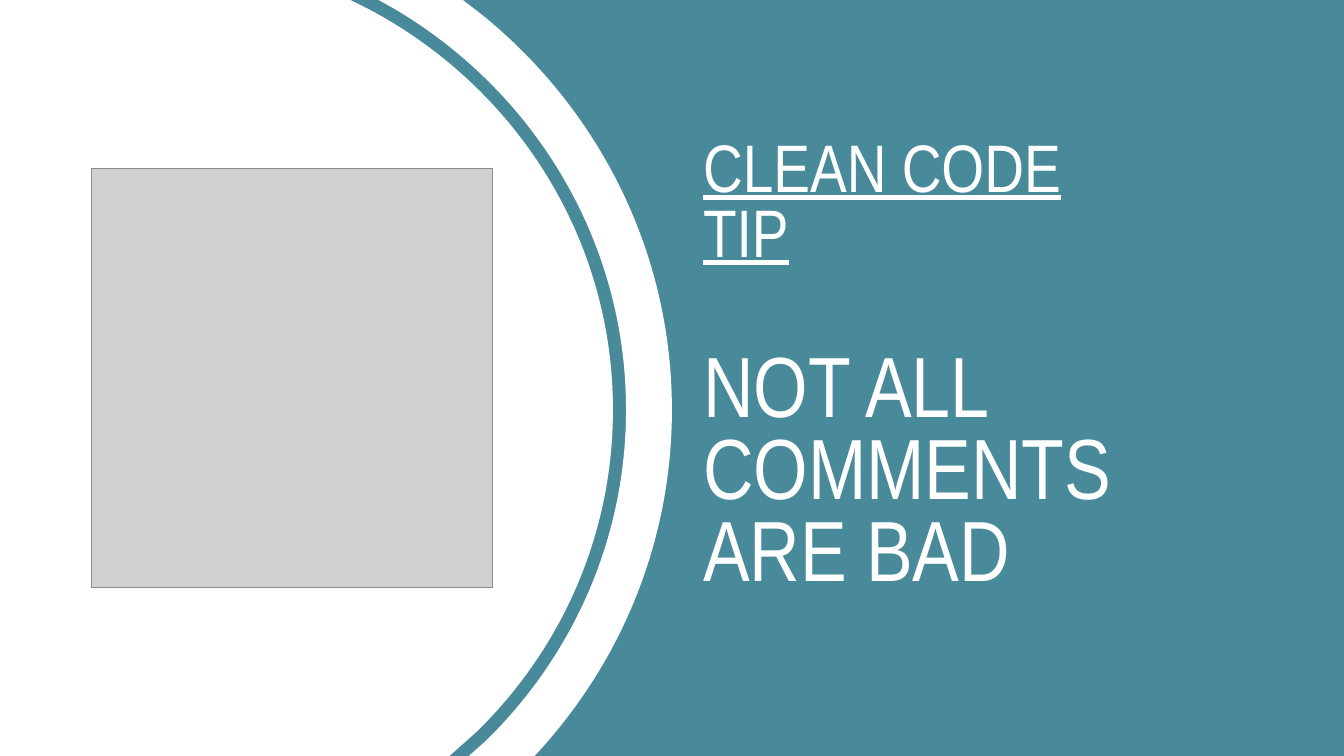
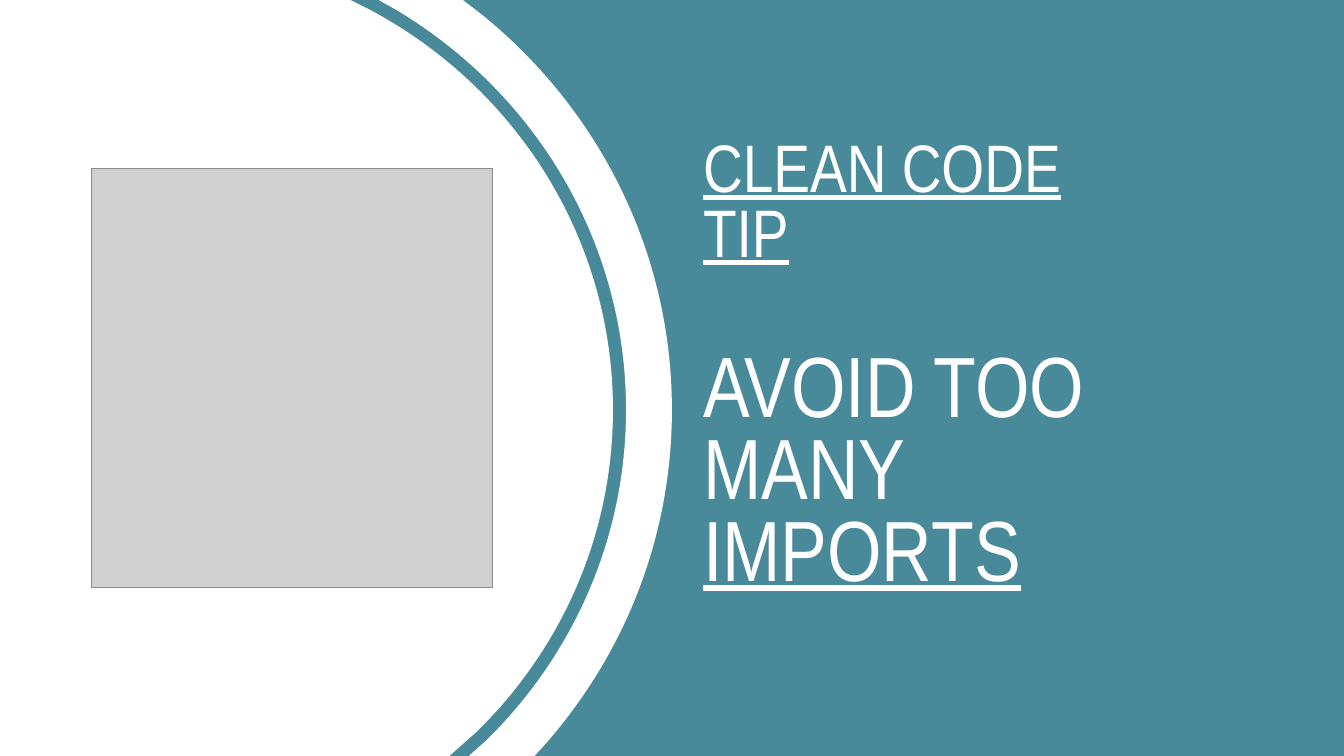
Before and after one commit to putuoka/c4it-blog, a slide deck: slide 2 of layout-cover-tips.pptx. Drawn at 1344x756 pixels with LibreOffice and Linux fonts; fonts in the diff are those of the drawing; grey boxes stand for pictures; background and template pictures are left out. Boxes give left, top, right and bottom in pixels: in the first picture for what was removed or moved away, otherwise in the second. Text is boxed around its words. In the diff, an @@ line names an element or a change of style, - is before the commit and + after.

```diff
--- a/layout-cover-tips.pptx
+++ b/layout-cover-tips.pptx
@@ title at (x1=703, y1=145, x2=1085, y2=591): text changed @@
-CLEAN CODE TIP
-NOT ALL COMMENTS ARE BAD
+CLEAN CODE TIP
+AVOID TOO MANY IMPORTS
```
Also in this commit, not shown: 5 other files.
